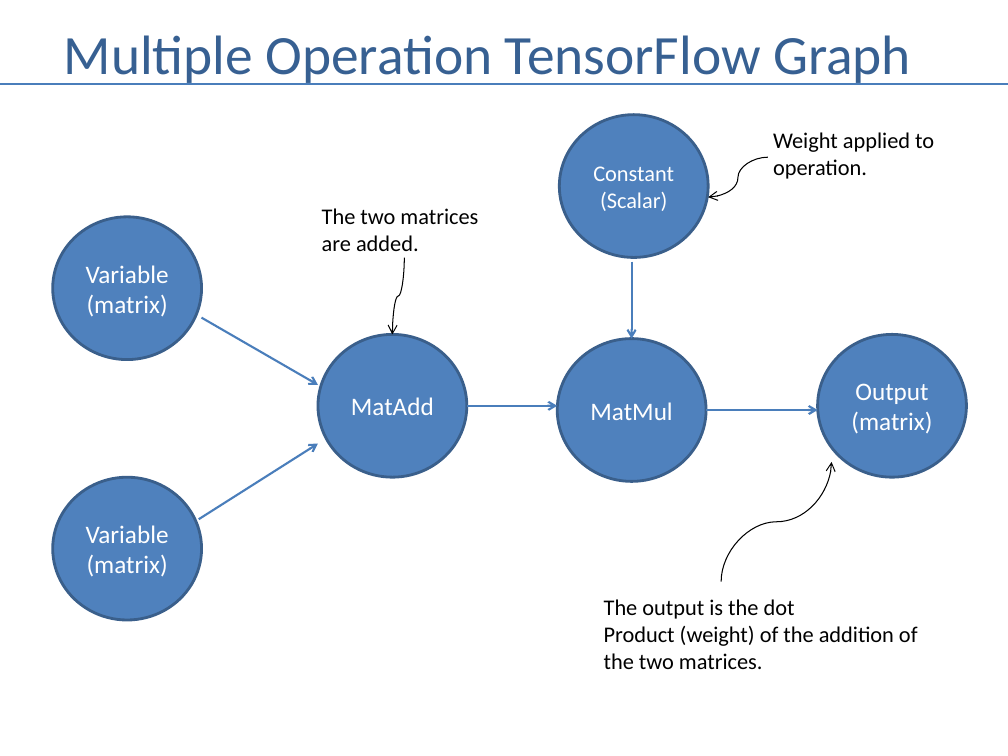
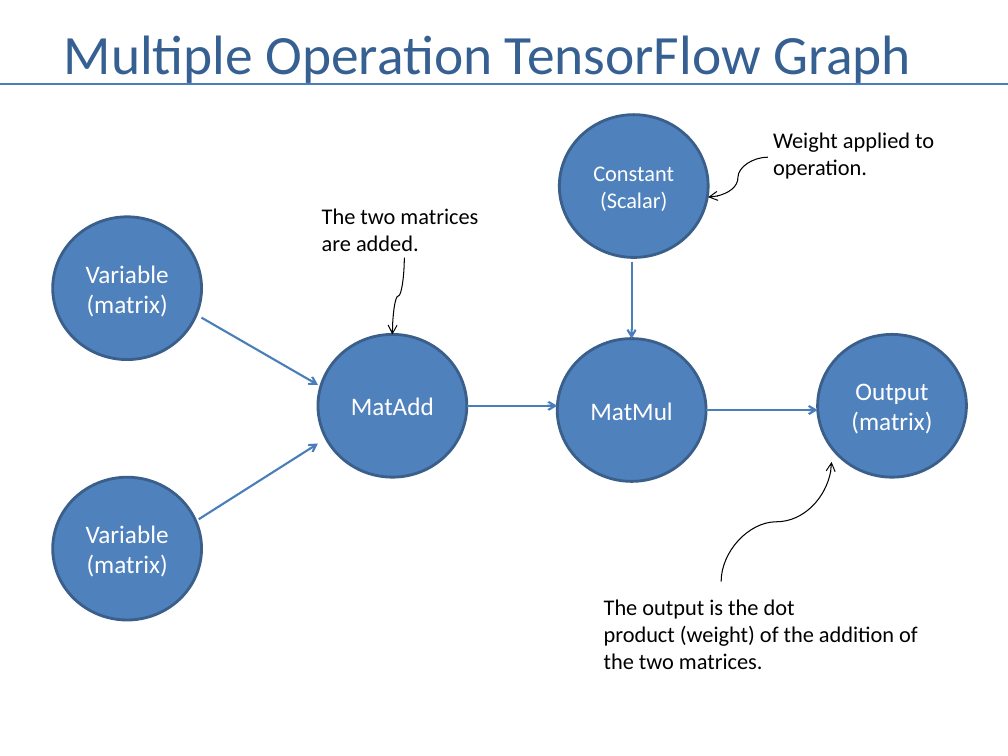
Before and after one commit to andrewferlitsch/Portland-Data-Science-Group, a slide deck: slide 13 of Presentations/ML Tensorflow Intro.pptx. Drawn at 1008x756 pixels with LibreOffice and Linux fonts; fonts in the diff are those of the drawing. Boxes give left, top, right and bottom in pixels: in the first picture for what was removed or moved away, otherwise in the second. Text is boxed around its words. In the diff, an @@ line names an element or a change of style, - is before the commit and + after.

```diff
--- a/Presentations/ML Tensorflow Intro.pptx
+++ b/Presentations/ML Tensorflow Intro.pptx
@@ text at bbox=[604, 626, 918, 646]: text changed @@
-Product (weight) of the addition of
+product (weight) of the addition of
```
Also in this commit, not shown: 7 other slides changed, 1 other file.
